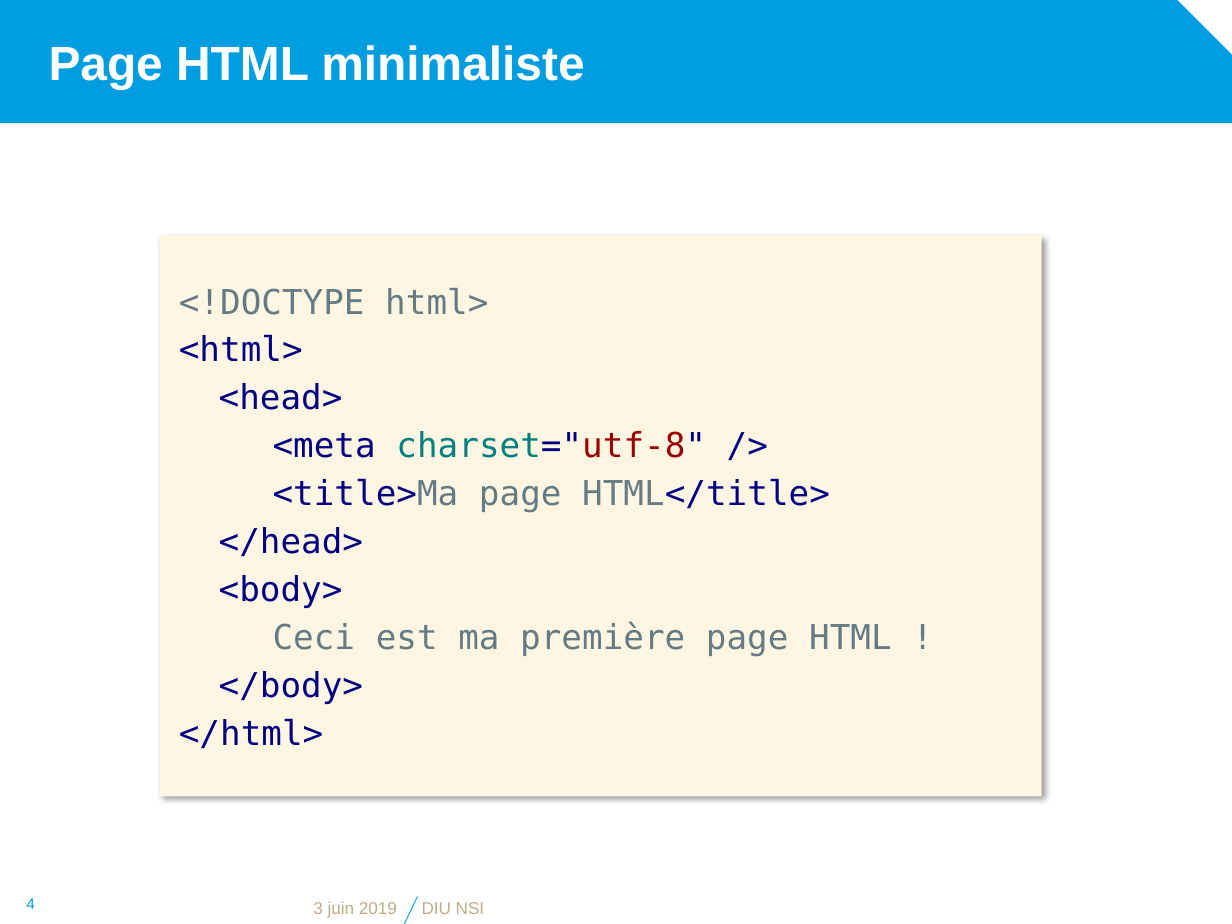
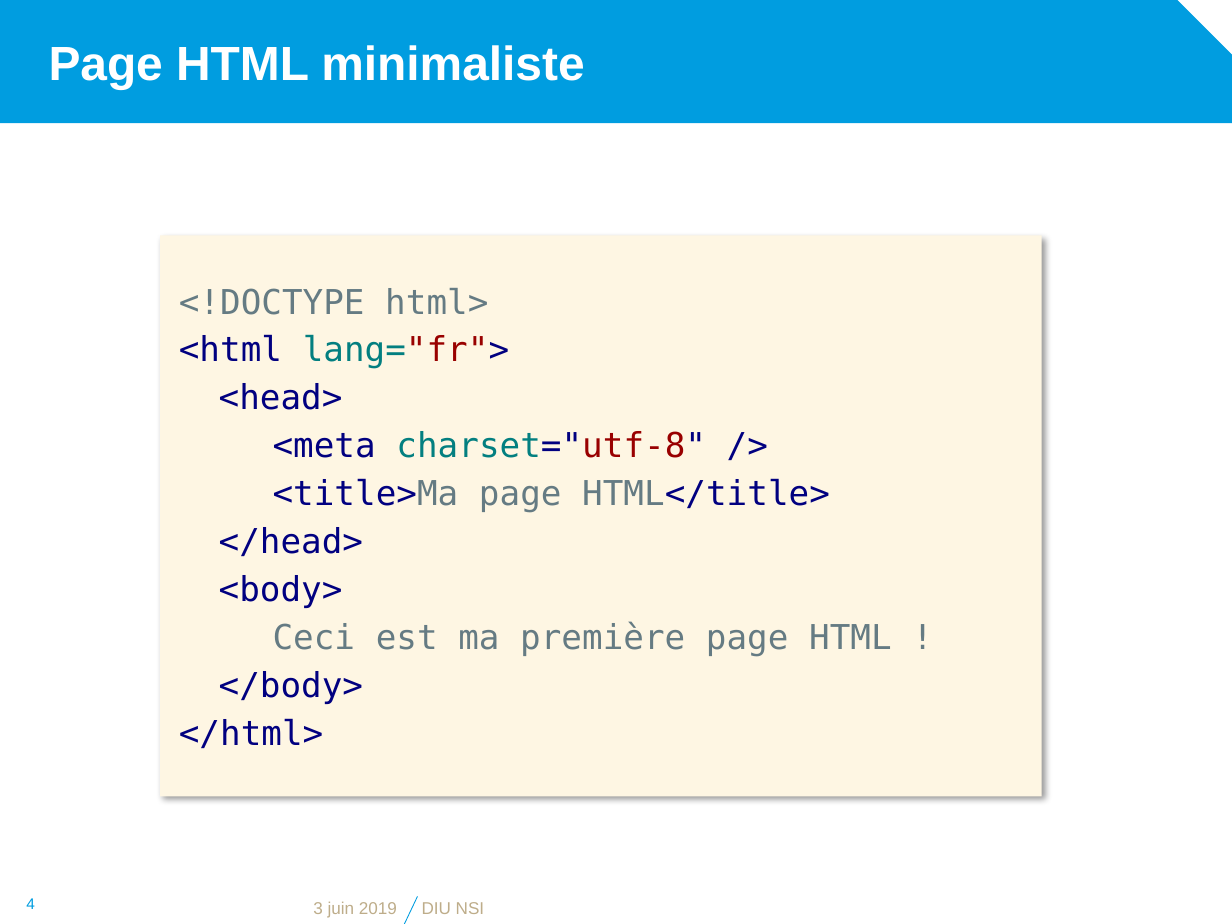
Before and after one commit to diu-uf-bordeaux/bloc1, a slide deck: slide 4 of web/2-HTML/html.pptx. Drawn at 1232x924 pixels with LibreOffice and Linux fonts; fonts in the diff are those of the drawing; background and template pictures are left out. Boxes give left, top, right and bottom in pixels: in the first picture for what was removed or moved away, otherwise in the second. Text is boxed around its words. In the diff, an @@ line names an element or a change of style, - is before the commit and + after.

Commit message:
add lang attr

```diff
--- a/web/2-HTML/html.pptx
+++ b/web/2-HTML/html.pptx
@@ text in rectangle at [179,334,509,369]: text changed @@
-<html>
+<html lang="fr">
```
Also in this commit, not shown: 3 other files.
